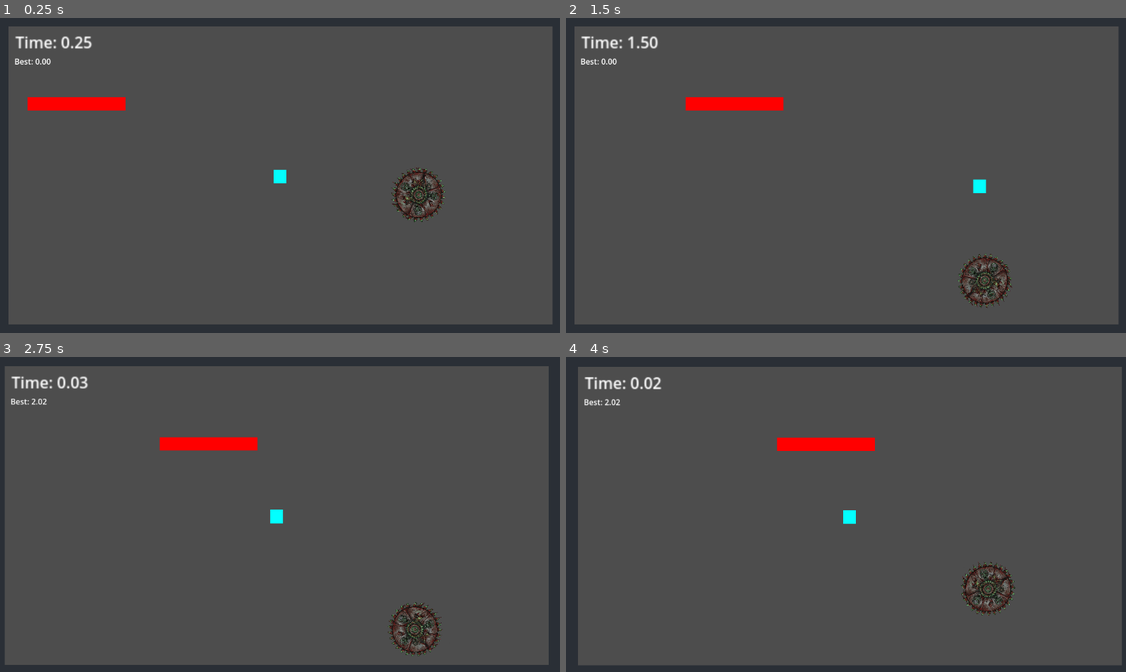
Above: before the commit, frames 1-4 (two rows, left to right).
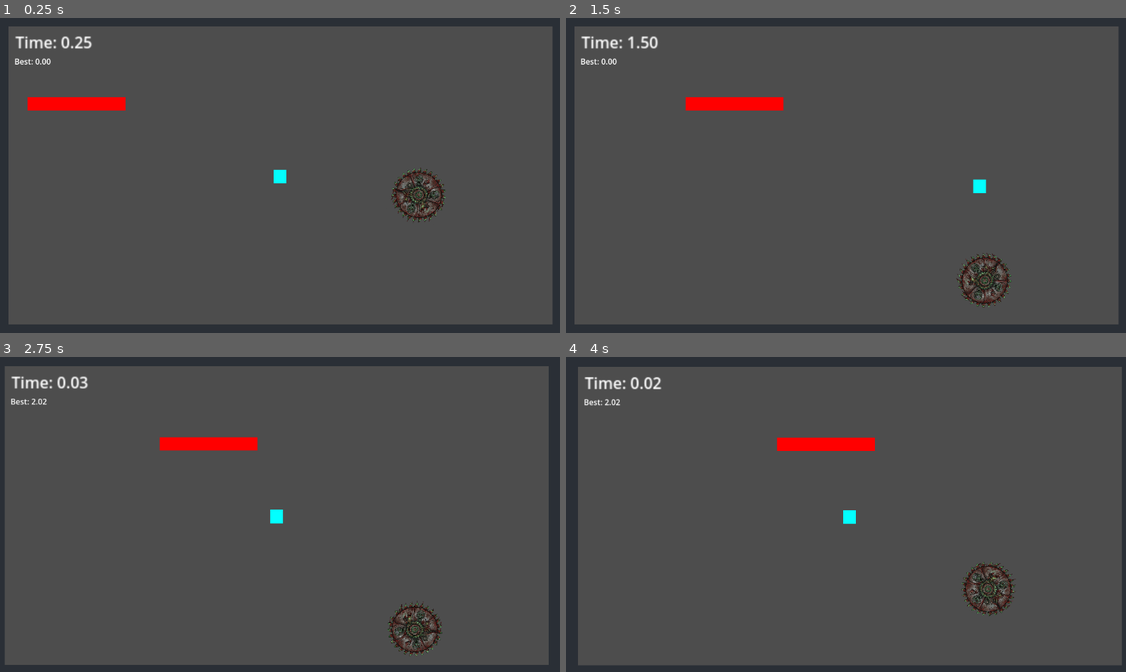
Above: after the commit, the same moments.

Repository: DarthBivan/time-decay
Game: Godot game, scene res://main.tscn
Two runs of this game, one before a commit and one after it. Both use one fixed random seed, a clock stepped at 60 frames per second and the inputs below.
Inputs:
- Up to frame 1 (0.25 s): no input
- Up to frame 2 (1.5 s): hold Right (ui_right) 0.53-1.28 s; hold Down (ui_down) from 1.28 s (still down)
- Up to frame 3 (2.75 s): release Down (ui_down) at 2.03 s; hold Right (ui_right) from 2.03 s (still down)
- Up to frame 4 (4 s): release Right (ui_right) at 2.78 s; hold Up (ui_up) 2.78-3.53 s; hold Left (ui_left) from 3.53 s (still down)

The runs differ from the first frame. In frame 1, 0.7% of the frame differs, in the area x 69-80%, y 47-65%; in frame 2, 0.7%; in frame 3, 0.8%, in the area x 69-79%, y 77-96%; in frame 4, 0.8%.

Commit message:
Make vertical blade spin speed ramp over time (visual only)

Diff:
--- a/vertical_blade.gd
+++ b/vertical_blade.gd
@@ -4,16 +4,26 @@
 @onready var blade_visual: Sprite2D = $BladeVisual
 
 # =========================
-# MOVEMENT
+# MOVEMENT (GAMEPLAY)
 # =========================
-var speed: float = 140.0
-var direction: int = 1   # 1 = down, -1 = up
+var speed: float = 140.0          # UP/DOWN speed (DO NOT SCALE)
+var direction: int = 1            # 1 = down, -1 = up
 
-# Visual spin
-var spin_speed: float = 8.0
+# =========================
+# SPIN (VISUAL ONLY)
+# =========================
+var base_spin_speed: float = 1.5   # very slow at start
+var spin_growth: float = 0.12      # how fast spin ramps up
+var max_spin_speed: float = 12.0   # visual cap
 
+# =========================
+# LIMITS
+# =========================
 var min_y: float
 var max_y: float
+
+# Reference to player (to read time_alive)
+var player: Node = null
 
 func _ready() -> void:
 	var viewport := get_viewport_rect()
@@ -21,11 +31,14 @@
 	min_y = 60
 	max_y = viewport.size.y - 60
 
+	# Find player
+	player = get_parent().get_node("Player")
+
 	# Connect kill signal
 	kill_area.body_entered.connect(_on_kill_area_body_entered)
 
 func _process(delta: float) -> void:
-	# ---- MOVE UP / DOWN (SCRIPTED, NO PHYSICS) ----
+	# ---- MOVE UP / DOWN (CONSTANT SPEED) ----
 	position.y += speed * direction * delta
 
 	if position.y < min_y:
@@ -34,6 +47,14 @@
 	elif position.y > max_y:
 		position.y = max_y
 		direction = -1
+
+	# ---- COMPUTE SPIN SPEED FROM TIME ----
+	var t: float = 0.0
+	if player and "time_alive" in player:
+		t = player.time_alive
+
+	var spin_speed := base_spin_speed + t * spin_growth
+	spin_speed = min(spin_speed, max_spin_speed)
 
 	# ---- SPIN VISUAL ONLY ----
 	blade_visual.rotation += spin_speed * delta
